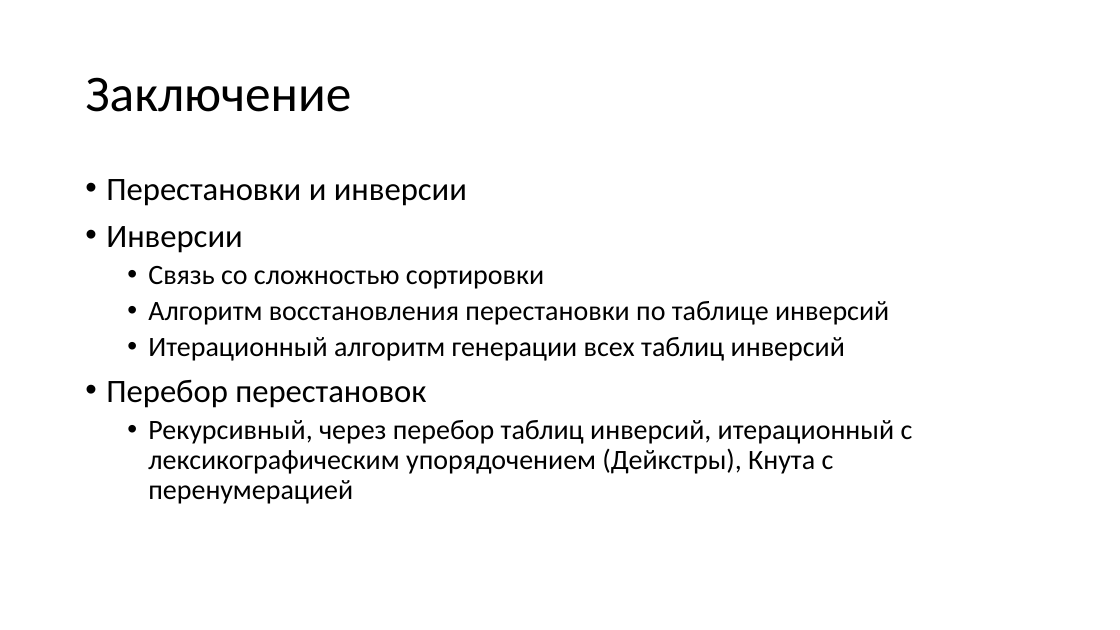
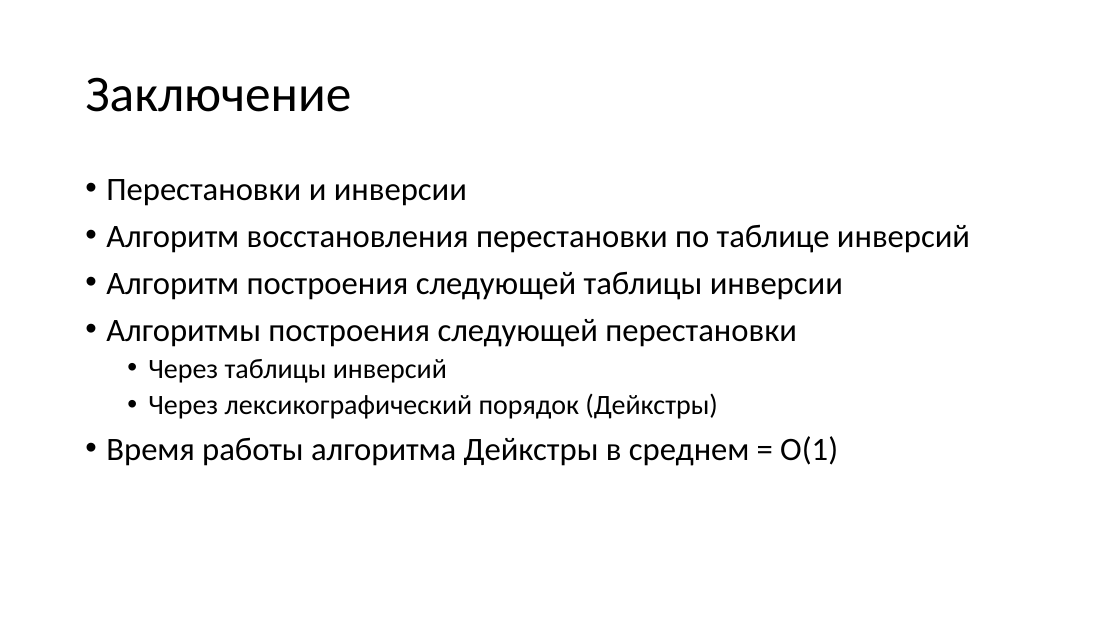
Before and after one commit to Evgueni-Petrov-aka-espetrov/Algorithms-and-Programming-in-C-pptx, a slide deck: slide 22 of 23 Перестановки.pptx (slide 27 before the commit). Drawn at 1120x630 pixels with LibreOffice and Linux fonts; fonts in the diff are those of the drawing. Boxes give left, top, right and bottom in pixels: in the first picture for what was removed or moved away, otherwise in the second. Text is boxed around its words. In the diff, an @@ line names an element or a change of style, - is before the commit and + after.

Commit message:
уточнил формулировки; добавил оценку сложности алгоритма Дейкстры в среднем

```diff
--- a/23 Перестановки.pptx
+++ b/23 Перестановки.pptx
@@ text at (x1=106, y1=226, x2=544, y2=289): paragraphs removed @@
-• Инверсии
-  • Связь со сложностью сортировки
@@ text at (x1=106, y1=224, x2=970, y2=253): size 24 to 28 pt in "Алгоритм восстановления перестановки по таблице инверсий"; list level 2 to 1 in "Алгоритм восстановления перестановки по таблице ..." @@
@@ text at (x1=106, y1=271, x2=843, y2=466): text changed; size 24 to 28 pt @@
-  • Итерационный алгоритм генерации всех таблиц инверсий
-• Перебор перестановок
-  • Рекурсивный, через перебор таблиц инверсий, итерационный с лексикографическим упорядочением (Дейкстры), Кнута с перенумерацией
+• Алгоритм построения следующей таблицы инверсии
+• Алгоритмы построения следующей перестановки
+  • Через таблицы инверсий
+  • Через лексикографический порядок (Дейкстры)
+• Время работы алгоритма Дейкстры в среднем = O(1)
```
Also in this commit, not shown: 19 other slides changed, 1 slide added.
